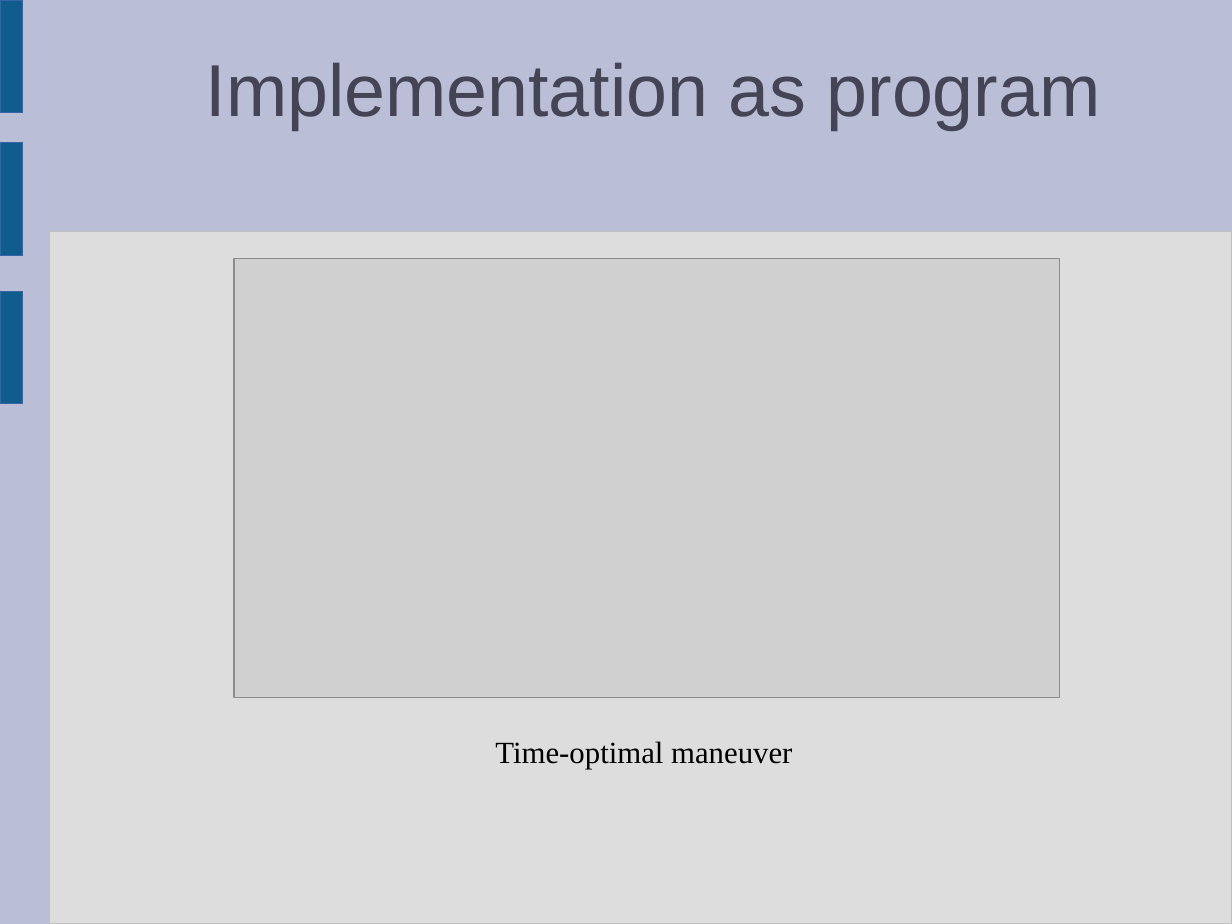
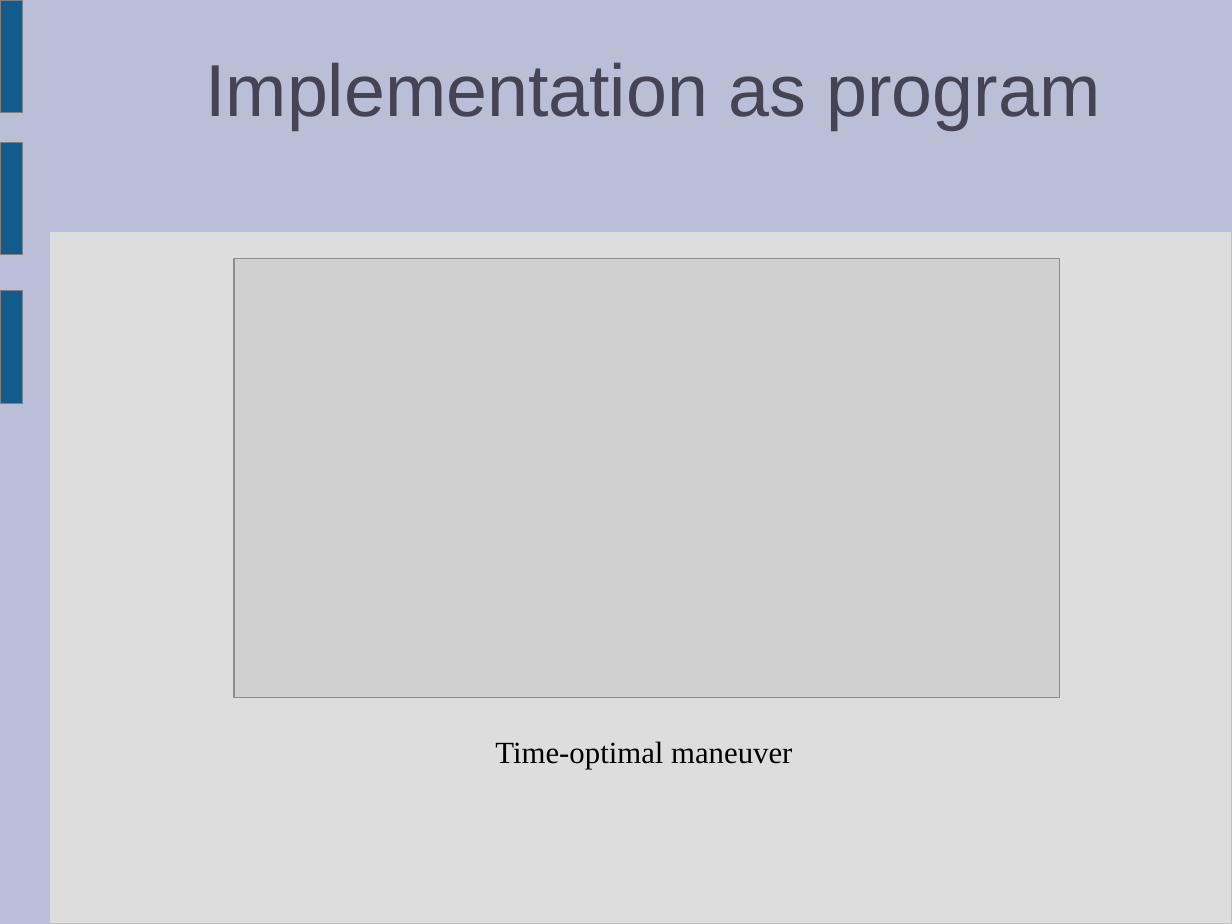
Before and after one commit to llmontoryxd/english, a slide deck: slide 5 of Presentation_6sem_1.odp. Drawn at 1232x924 pixels with LibreOffice and Linux fonts; fonts in the diff are those of the drawing; grey boxes stand for pictures. Boxes give left, top, right and bottom in pixels: in the first picture for what was removed or moved away, otherwise in the second. Text is boxed around its words. In the diff, an @@ line names an element or a change of style, - is before the commit and + after.

```diff
--- a/Presentation_6sem_1.odp
+++ b/Presentation_6sem_1.odp
@@ outline #3465A4 0 pt to #808080 0 pt in 3 elements at (0,0,22,112), (0,291,22,403), (0,143,22,255) @@
```
Also in this commit, not shown: 5 other slides changed, 1 other file.
